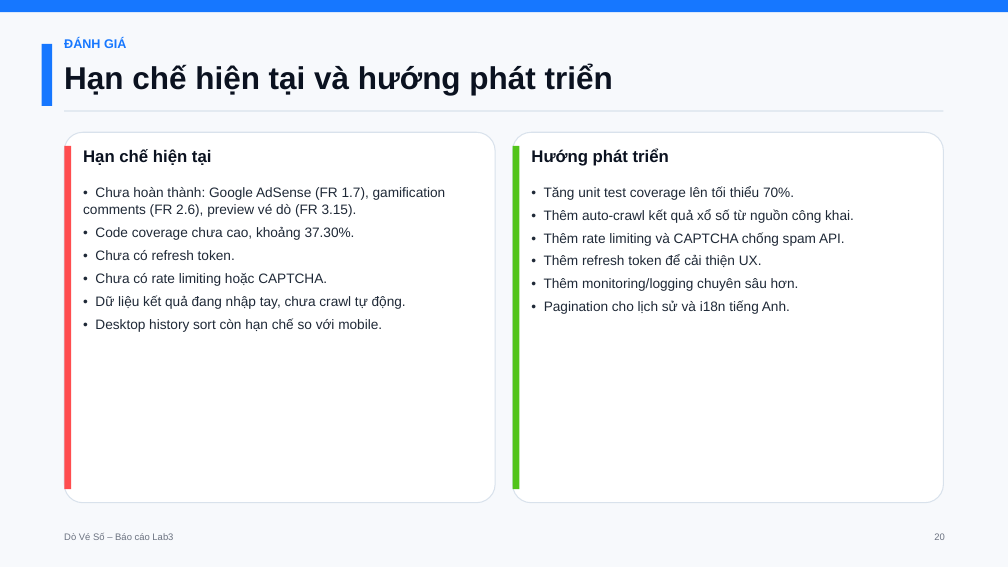
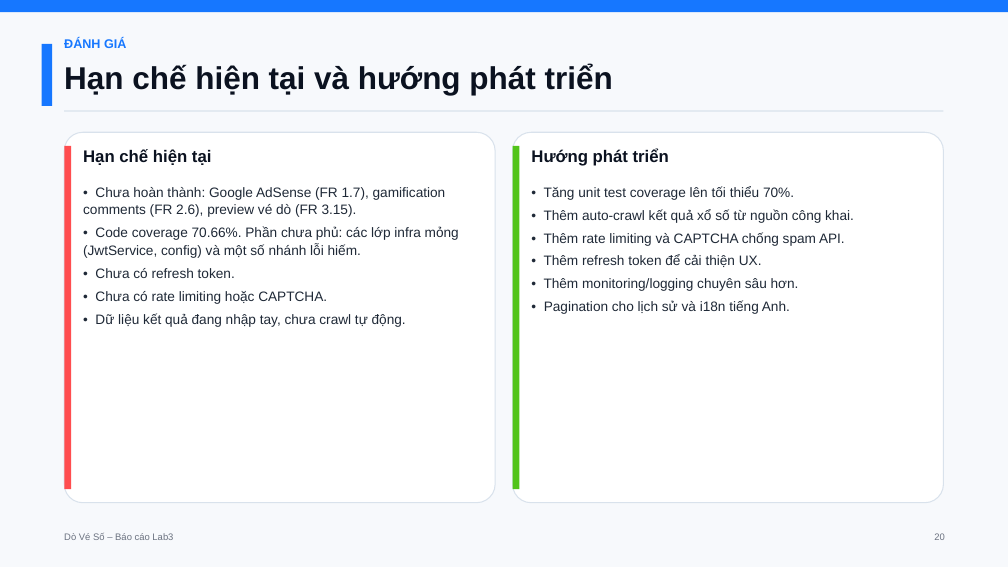
Before and after one commit to Stratoze/lab301, a slide deck: slide 20 of Task 9/Presentation/DoVeSo_BaoCao_Lab3.pptx. Drawn at 1008x567 pixels with LibreOffice and Linux fonts; fonts in the diff are those of the drawing. Boxes give left, top, right and bottom in pixels: in the first picture for what was removed or moved away, otherwise in the second. Text is boxed around its words. In the diff, an @@ line names an element or a change of style, - is before the commit and + after.

Commit message:
update test coverage in docs

```diff
--- a/Task 9/Presentation/DoVeSo_BaoCao_Lab3.pptx
+++ b/Task 9/Presentation/DoVeSo_BaoCao_Lab3.pptx
@@ text at [83, 226, 459, 258]: text changed @@
-• Code coverage chưa cao, khoảng 37.30%.
+• Code coverage 70.66%. Phần chưa phủ: các lớp infra mỏng (JwtService, config) và một số nhánh lỗi hiếm.
@@ text at [95, 318, 382, 332]: paragraph removed @@
-• Desktop history sort còn hạn chế so với mobile.
```
Also in this commit, not shown: 3 other files.
